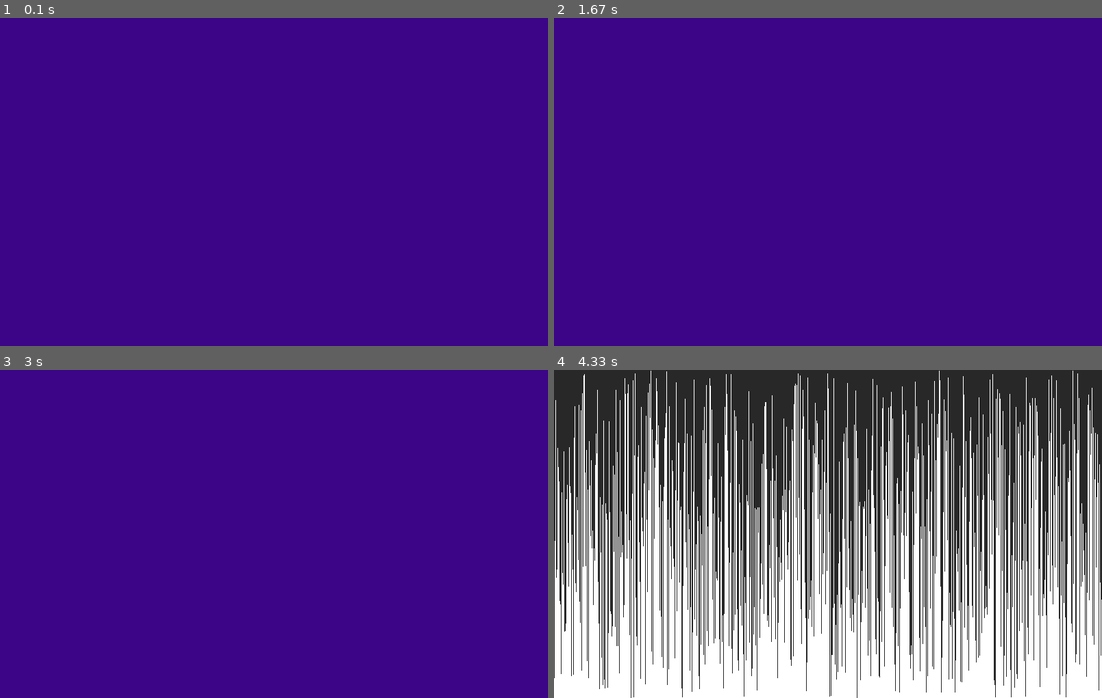
Above: before the commit, frames 1-4 (two rows, left to right).
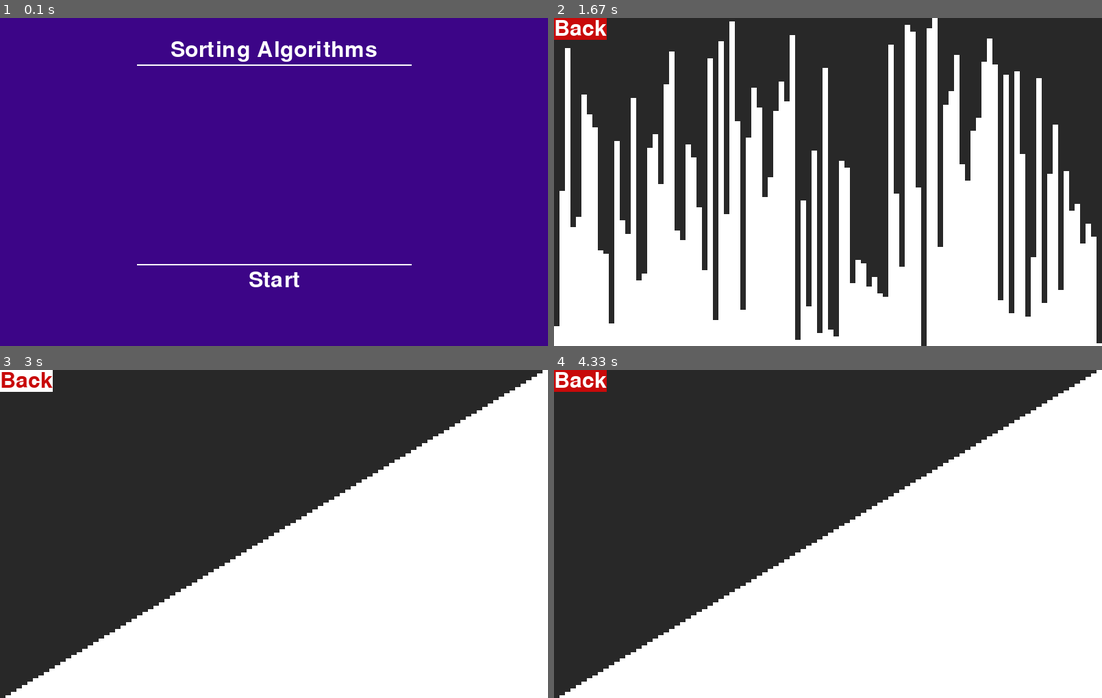
Above: after the commit, the same moments.

Repository: Ayden-Hogeveen-Git/PygameSortingAnimations
Game: pygame game, started from main.py
The game is run twice, just before and just after one commit, with the same random seed, the same clock (stepped at 60 frames per second) and the same inputs.
Inputs (mouse positions are in pixels of both pictures, inside the frame that each line leads up to):
- Up to frame 1 (0.1 s): no input
- Up to frame 2 (1.67 s): click (828, 280) at 0.38 s, where only the run after the commit has a clickable "Start"; click (828, 201) at 0.72 s
- Up to frame 3 (3 s): click (27, 379) at 2.05 s, where only the run after the commit has a clickable "Back"; click (274, 632) at 2.55 s, where only the run after the commit has a clickable "Start"; tap Enter at 2.83 s
- Up to frame 4 (4.33 s): click (751, 465) at 3.22 s

The runs differ from the first frame. In frame 1, 1.5% of the frame differs, in the area x 25-76%, y 7-83%; in frame 2, 100%, in the area x 0-100%, y 0-100%; in frame 3, 100%; in frame 4, 34%.

Commit message:
Made some updates to the start screen

Diff:
--- a/sortVisual.py
+++ b/sortVisual.py
@@ -5,11 +5,16 @@
 from mergeSort import MergeSort
 from quickSort import QuickSort
 
+pygame.init()
+
 # ---- Window Variables ---- #
 w, h = 800, 480
 fps = 30
+icon = pygame.image.load("assets/barsIcon.png")
+
 screen = pygame.display.set_mode((w, h))
 pygame.display.set_caption("Visual Sorting Algorithms")
+pygame.display.set_icon(icon)
 clock = pygame.time.Clock()
 
 
@@ -20,12 +25,12 @@
     def __init__(self):
         self.running = True
         self.scene = 0
-        self.val = 1
 
         # ---- Array Values ---- #
-        self.amount = 800
+        self.amount = 100
         self.min = 0
-        self.max = self.amount + 1
+        self.max = self.amount - 1
+        self.diff = True
 
         self.lineWidth = w // self.amount
 
@@ -35,7 +40,7 @@
         self.qSort = QuickSort(self.arr)
         self.mSort = MergeSort(self.arr)
 
-        self.algorithm = self.mSort
+        self.algorithm = self.qSort
 
         # ---- Colours ---- #
         self.white = (255, 255, 255)
@@ -46,7 +51,40 @@
 
         self.black = (0, 0, 0)
 
+        self.red = (200, 10, 10)
         self.purple = (60, 5, 135)
+
+        # ---- Text ---- #
+        # Title
+        self.titleFont = pygame.font.Font("freesansbold.ttf", 32)
+
+        self.title = self.titleFont.render("Sorting Algorithms", True, self.white)
+        self.titleRect = self.title.get_rect()
+        self.titleRect.center = (w // 2, h // 10)
+
+        # Start
+        self.start = self.titleFont.render("Start", True, self.white)
+        self.startRect = self.start.get_rect()
+        self.startRect.center = (w // 2, h * 4 // 5)
+
+        # Back
+        self.back = self.titleFont.render("back", True, self.white, self.red)
+        self.backRect = self.back.get_rect()
+        self.backRect.center = (self.backRect.w // 2, self.backRect.h // 2)
+
+    @staticmethod
+    def buttonUpdate(button, x, y):
+        """
+        Checks if the mouse is within the bounds of the button
+        :param button: rect object
+        :param x: int (location of the mouse on the screen)
+        :param y: int (location of the mouse on the screen)
+        :return: bool (True if mouse is within the bounds of the button, False otherwise)
+        """
+        if button.x < x < button.x + button.w \
+                and button.y < y < button.y + button.h:
+            return True
+        return False
 
     def createArr(self):
         """
@@ -55,8 +93,12 @@
         """
         arr = []
 
-        for i in range(self.amount):
-            arr.append(random.randint(self.min, self.max))
+        while len(arr) < self.amount:
+            val = random.randint(self.min, self.max)
+            if not self.diff:
+                arr.append(val)
+            elif val not in arr:
+                arr.append(val)
 
         return arr
 
@@ -77,6 +119,10 @@
         :return: None
         """
         screen.fill(self.purple)
+        pygame.draw.line(screen, self.white, (w // 4, h // 7), (w * 3 // 4, h // 7), 2)
+        pygame.draw.line(screen, self.white, (w // 4, h * 3 // 4), (w * 3 // 4, h * 3 // 4), 2)
+        screen.blit(self.title, self.titleRect)
+        screen.blit(self.start, self.startRect)
 
     def drawSorting(self):
         """
@@ -85,6 +131,7 @@
         """
         screen.fill(self.dark_grey)
         self.drawLines()
+        screen.blit(self.back, self.backRect)
 
     def reset(self):
         """
@@ -105,6 +152,8 @@
                 self.drawSorting()
 
             for event in pygame.event.get():
+                mouseX, mouseY = pygame.mouse.get_pos()
+
                 if event.type == pygame.QUIT:
                     self.running = False
 
@@ -121,9 +170,24 @@
                     if event.key == pygame.K_r:
                         self.reset()  # does not reset the sorting at the moment
 
+                # ---- Mouse Events ---- #
                 if event.type == pygame.MOUSEBUTTONDOWN:
-                    self.scene += self.val
-                    self.val *= -1
+                    # Start
+                    if self.buttonUpdate(self.startRect, mouseX, mouseY) and self.scene == 0:
+                        self.scene += 1
+
+                    # Back
+                    if self.buttonUpdate(self.backRect, mouseX, mouseY) and self.scene == 1:
+                        self.scene -= 1
+
+                # Update Button Colours
+                if self.buttonUpdate(self.startRect, mouseX, mouseY):
+                    self.start = self.titleFont.render("Start", True, self.red)
+                elif self.buttonUpdate(self.backRect, mouseX, mouseY):
+                    self.back = self.titleFont.render("Back", True, self.red, self.white)
+                else:
+                    self.start = self.titleFont.render("Start", True, self.white)
+                    self.back = self.titleFont.render("Back", True, self.white, self.red)
 
             pygame.display.update()
             clock.tick(fps)
Binary file added: assets/barsIcon.png
Not shown, removed: .gitignore
Not shown, added: bibliography.md
